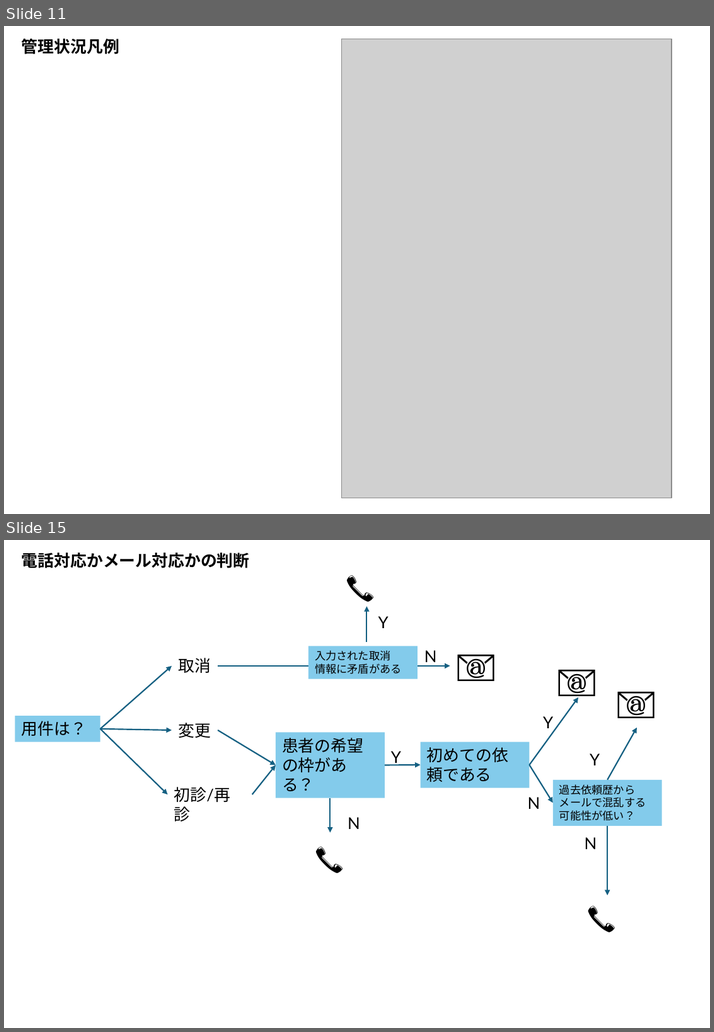
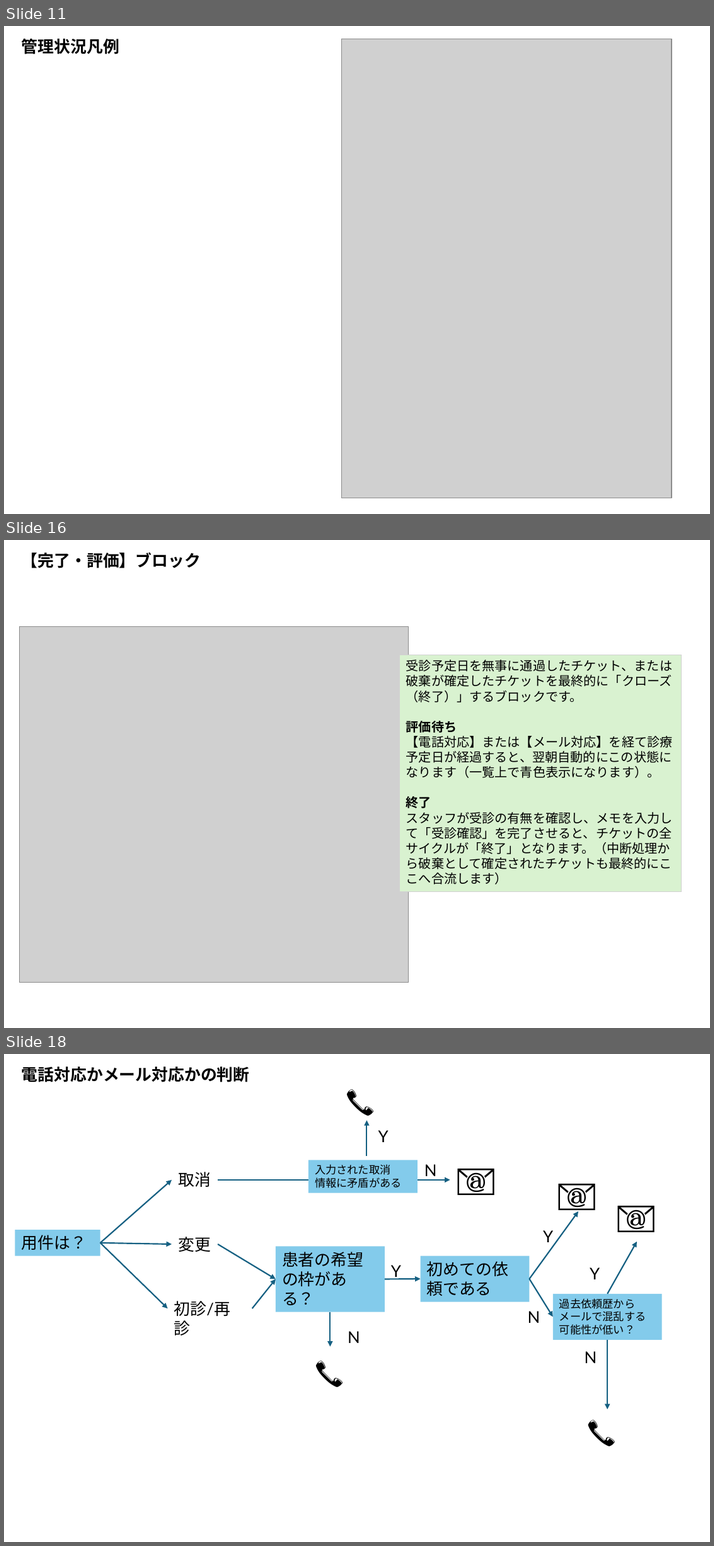
Before and after one commit to MishimaAkifumi-Private/FureaiGp-GairaiYoyakuSystem, a slide deck: Manual/UsersGuide.pptx. Shown one above the other, each under a label of ours: slides 11 and 15 before the commit, slides 11, 16 and 18 after it; the slides between them are not shown. The pictures are 714x1032 and 714x1546 pixels, drawn with LibreOffice and Linux fonts; fonts in the diff are those of the drawing; grey boxes stand for pictures. Boxes give left, top, right and bottom in pixels: in the first picture for what was removed or moved away, otherwise in the second. Text is boxed around its words. In the diff, an @@ line names an element or a change of style, - is before the commit and + after.

```diff
--- a/Manual/UsersGuide.pptx
+++ b/Manual/UsersGuide.pptx
@@ slide 16 added at [4,540,710,1028], background #FFFFFF @@
@@ title added at [22,553,201,568], 18 pt, text #000000, bold @@
+【完了・評価】ブロック
@@ picture added at [20,627,408,983] @@
@@ rectangle added at [400,655,681,892], fill #D9F2D0, outline #D1D1D1 0.75 pt, 14 pt, text #000000 @@
+受診予定日を無事に通過したチケット、または破棄が確定したチケットを最終的に「クローズ（終了）」するブロックです。
+評価待ち
+【電話対応】または【メール対応】を経て診療予定日が経過すると、翌朝自動的にこの状態になります（一覧上で青色表示になります）。
+終了
+スタッフが受診の有無を確認し、メモを入力して「受診確認」を完了させると、チケットの全サイクルが「終了」となります。（中断処理から破棄として確定されたチケットも最終的にここへ合流します）
@@ what was slide 15 is now slide 18 @@
```
Also in this commit, not shown: 1 slide changed, 6 other slides added, 2 other files.
